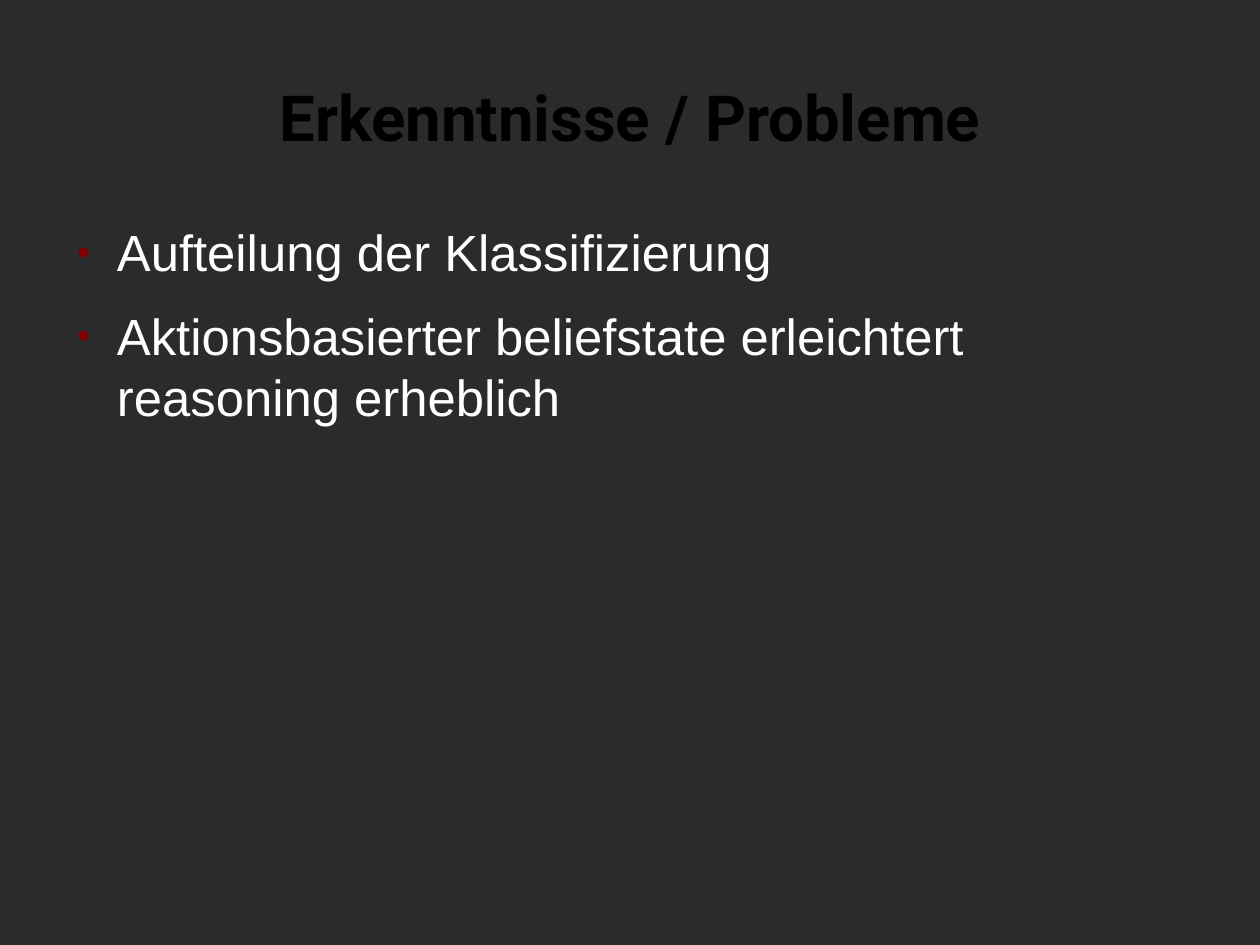
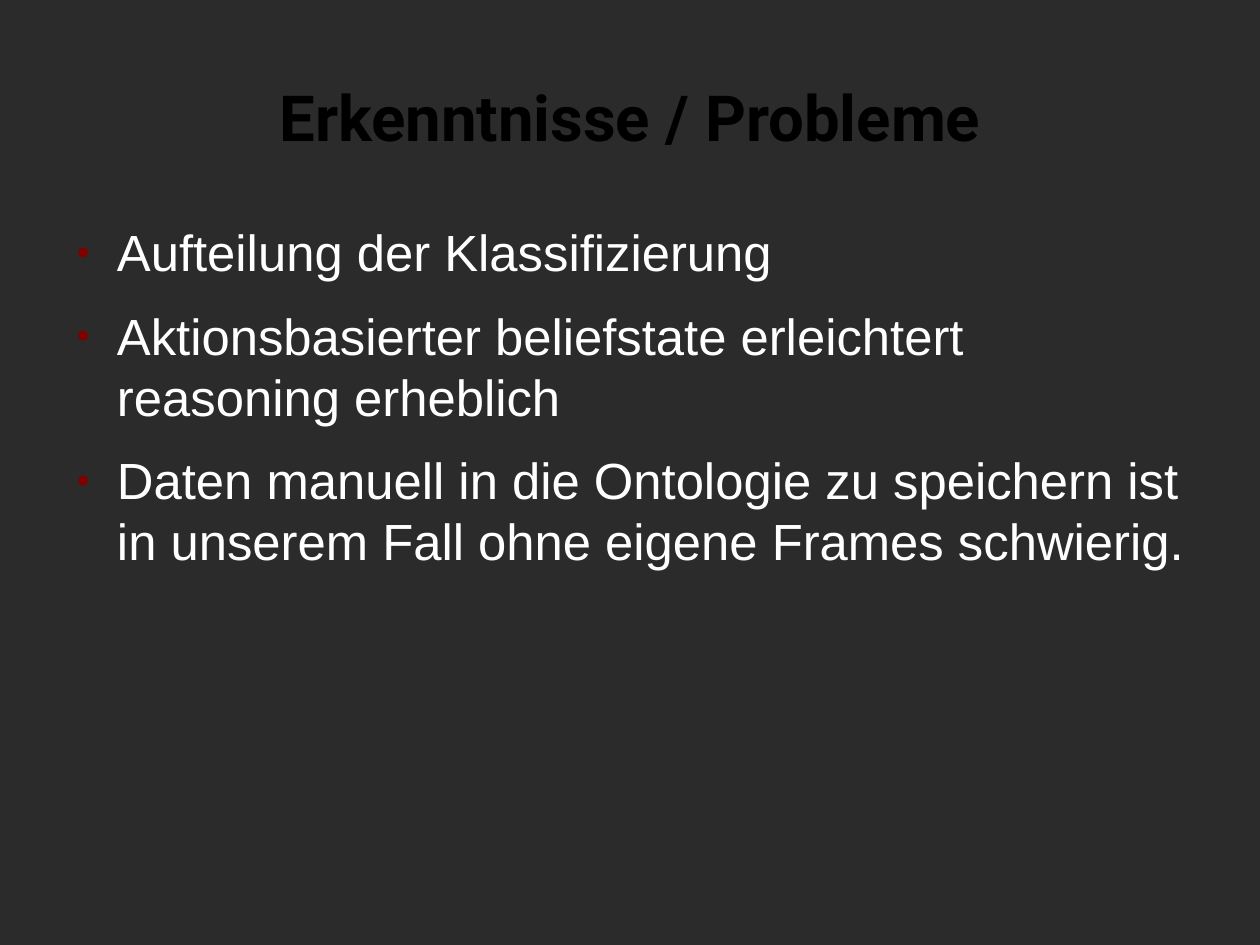
Before and after one commit to K8lcx63/suturo, a slide deck: slide 31 of demo_meilenstein_2/Präsentation.odp (slide 29 before the commit). Drawn at 1260x945 pixels with LibreOffice and Linux fonts; fonts in the diff are those of the drawing; background and template pictures are left out; a plain dark background stands for a picture behind light text. Boxes give left, top, right and bottom in pixels: in the first picture for what was removed or moved away, otherwise in the second. Text is boxed around its words. In the diff, an @@ line names an element or a change of style, - is before the commit and + after.

```diff
--- a/demo_meilenstein_2/Präsentation.odp
+++ b/demo_meilenstein_2/Präsentation.odp
@@ text at bbox=[117, 462, 1184, 571]: paragraph added @@
+● Daten manuell in die Ontologie zu speichern ist in unserem Fall ohne eigene Frames schwierig.
```
Also in this commit, not shown: 1 other slide changed, 2 slides added, 2 other files.
